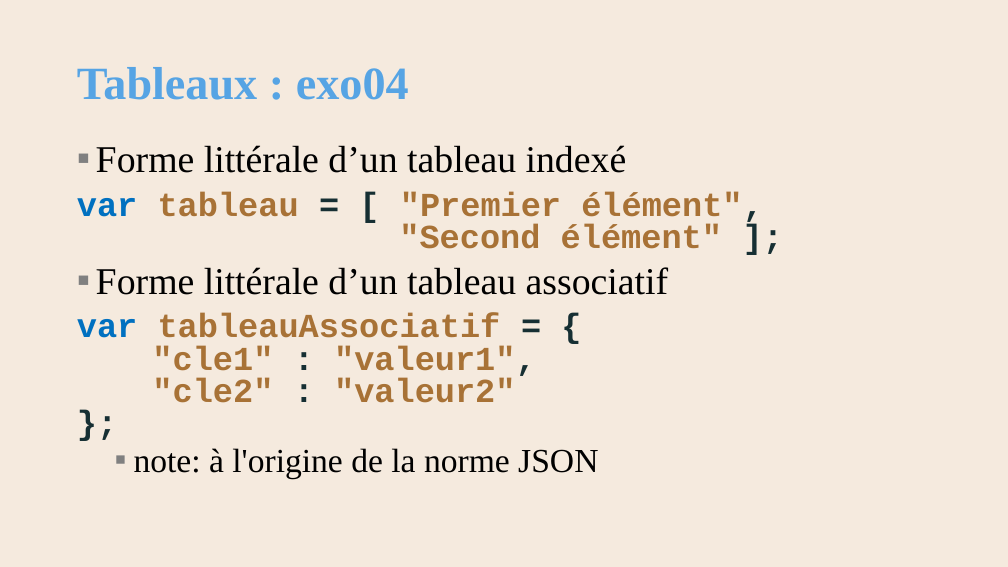
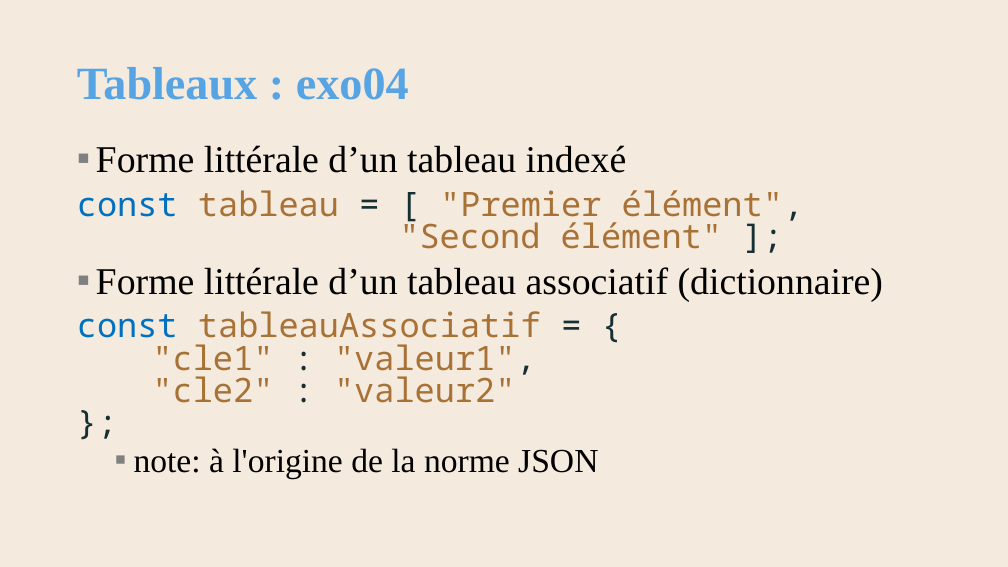
Before and after one commit to AlainWafflard/4IPW3, a slide deck: slide 16 of syllabus/17_javascript/syllabus_17_js.pptx. Drawn at 1008x567 pixels with LibreOffice and Linux fonts; fonts in the diff are those of the drawing; background and template pictures are left out. Boxes give left, top, right and bottom in pixels: in the first picture for what was removed or moved away, otherwise in the second. Text is boxed around its words. In the diff, an @@ line names an element or a change of style, - is before the commit and + after.

```diff
--- a/syllabus/17_javascript/syllabus_17_js.pptx
+++ b/syllabus/17_javascript/syllabus_17_js.pptx
@@ text at <box>77,190,883,403</box>: text changed; font Courier New to Noto Sans Mono; bold off @@
-var tableau = [ "Premier élément",
-"Second élément" ];
-▪ Forme littérale d’un tableau associatif
-var tableauAssociatif = {
-"cle1" : "valeur1",
-"cle2" : "valeur2"
-};
+const tableau = [ "Premier élément",
+"Second élément" ];
+▪ Forme littérale d’un tableau associatif (dictionnaire)
+const tableauAssociatif = {
+"cle1" : "valeur1",
+"cle2" : "valeur2"
+};
```
Also in this commit, not shown: 40 other slides changed, 6 other files.
